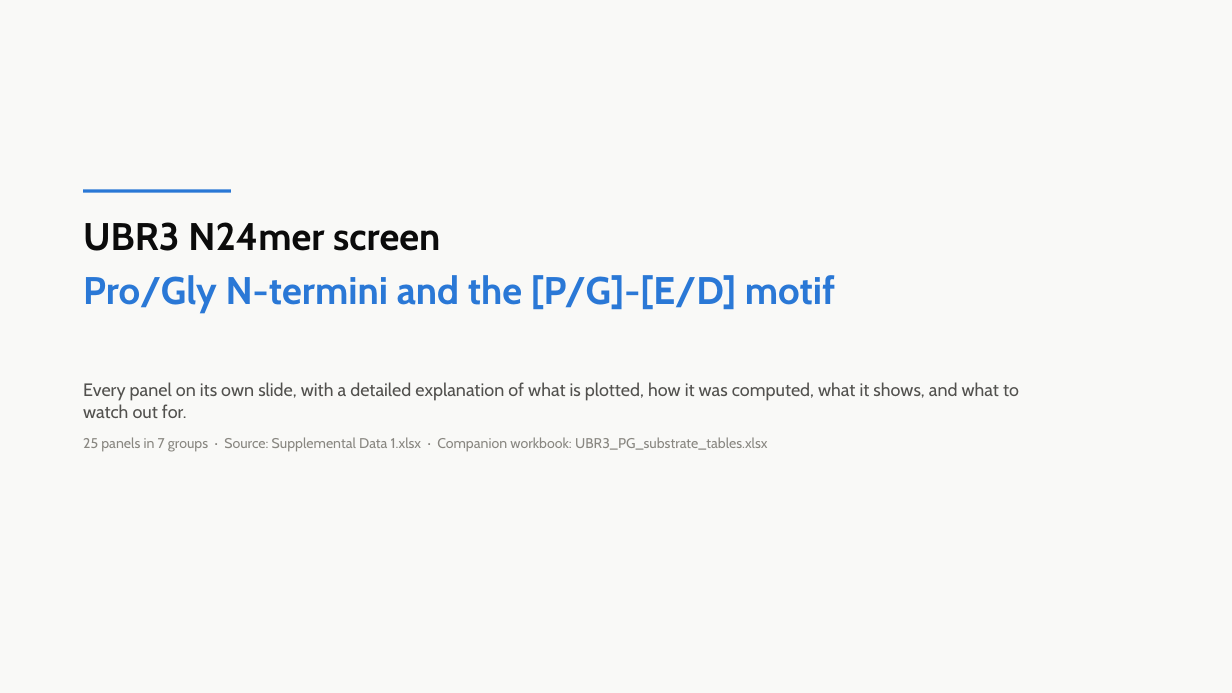
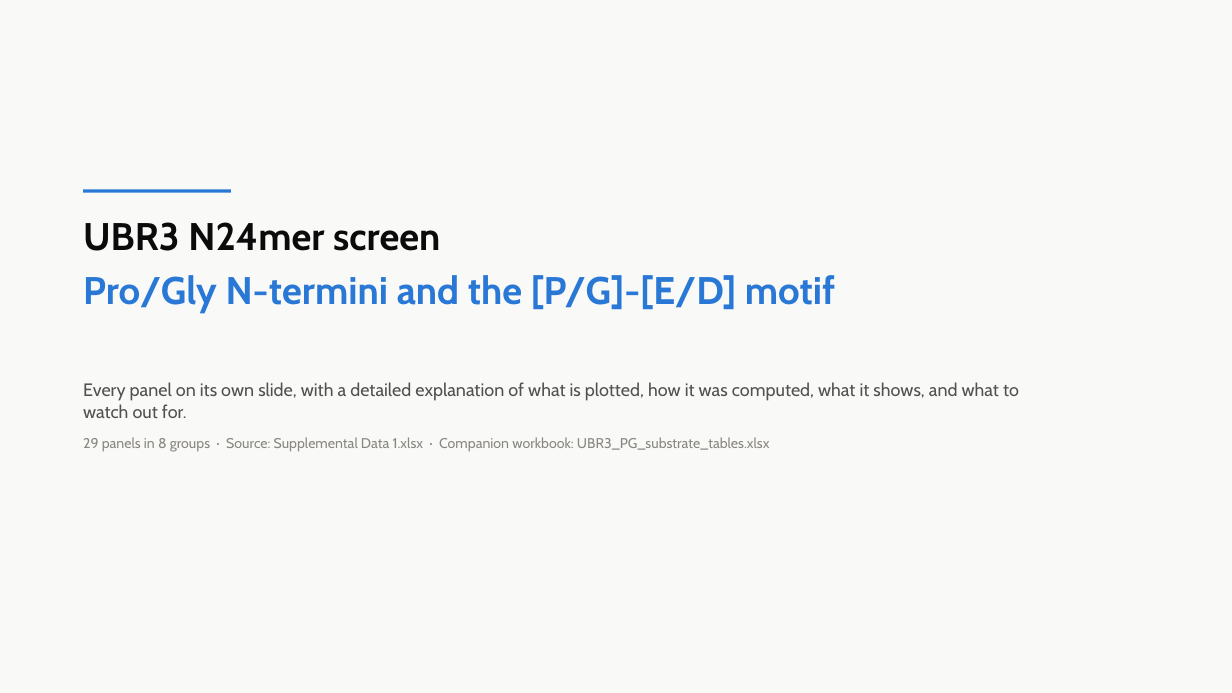
Before and after one commit to idobleicher/dianaMega, a slide deck: slide 1 of ubr3_PG_reviewer/UBR3_figures_explained.pptx. Drawn at 1232x693 pixels with LibreOffice and Linux fonts; fonts in the diff are those of the drawing. Boxes give left, top, right and bottom in pixels: in the first picture for what was removed or moved away, otherwise in the second. Text is boxed around its words. In the diff, an @@ line names an element or a change of style, - is before the commit and + after.

```diff
--- a/ubr3_PG_reviewer/UBR3_figures_explained.pptx
+++ b/ubr3_PG_reviewer/UBR3_figures_explained.pptx
@@ text at box(83, 437, 770, 452): text changed @@
-25 panels in 7 groups · Source: Supplemental Data 1.xlsx · Companion workbook: UBR3_PG_substrate_tables.xlsx
+29 panels in 8 groups · Source: Supplemental Data 1.xlsx · Companion workbook: UBR3_PG_substrate_tables.xlsx
```
Also in this commit, not shown: 5 slides added, 19 other files.
